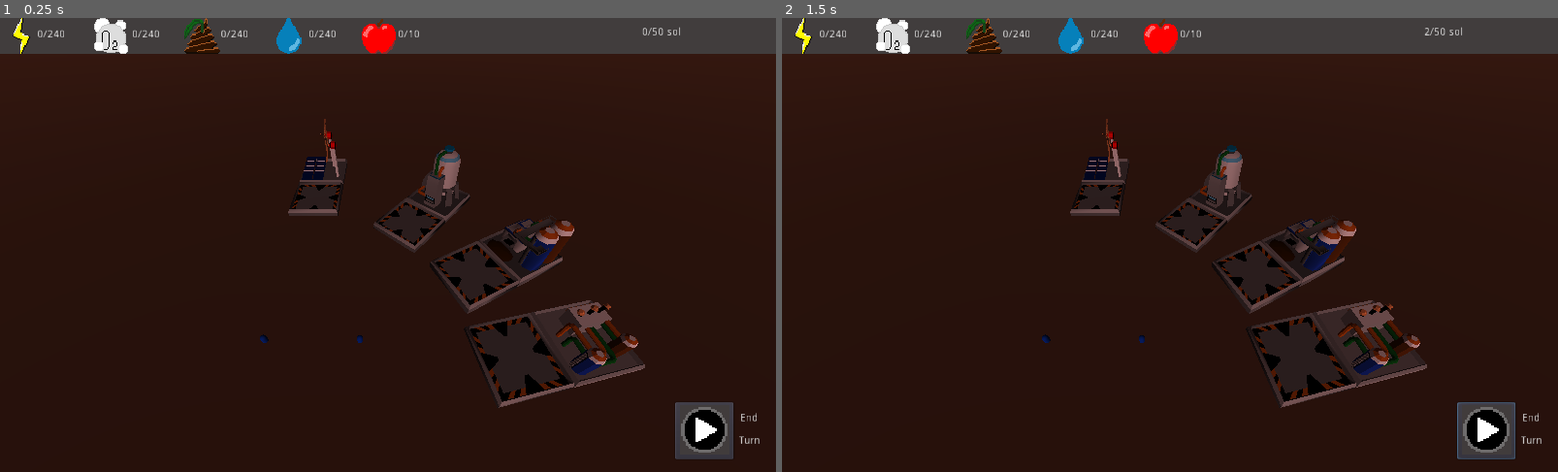
Above: before the commit, frames 1-2 (left to right).
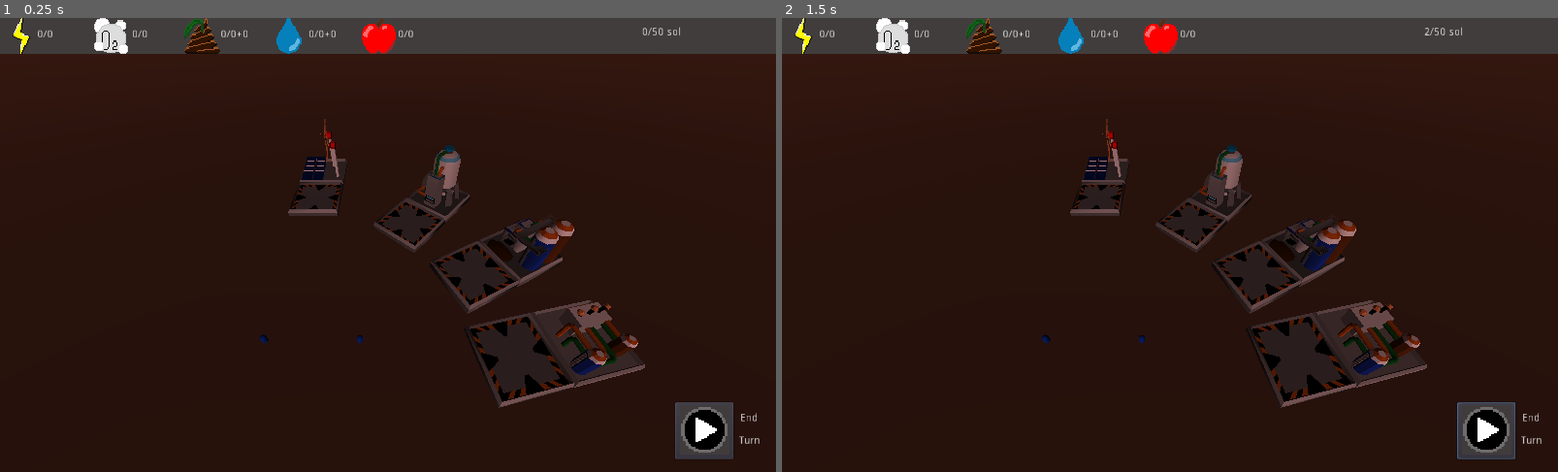
Above: after the commit, the same moments.

Repository: AngryCyboot/LD52
Game: Godot game, scene res://Scènes/Scene principale.tscn
Two runs of this game, one before a commit and one after it. Both use one fixed random seed, a clock stepped at 60 frames per second and the inputs below.
Inputs (mouse positions are in pixels of both pictures, inside the frame that each line leads up to):
- Up to frame 1 (0.25 s): no input
- Up to frame 2 (1.5 s): click (1488, 431) at 0.5 s; tap Enter at 1.25 s; move the mouse to (1340, 222) at 1.27 s; hold D from 1.28 s (still down); tap I at 1.35 s; click (1340, 222) at 1.42 s

The runs differ from the first frame. In frame 1, less than 0.1% of the frame differs, in the area x 6-54%, y 2-5%; in frame 2, less than 0.1%.

Commit message:
ui update

Diff:
--- a/GodotFiles/Scènes/UI.tscn
+++ b/GodotFiles/Scènes/UI.tscn
@@ -61,6 +61,7 @@
 margin_top = 15.0
 margin_right = 112.0
 margin_bottom = 34.0
+scroll_active = false
 __meta__ = {
 "_edit_use_anchors_": true
 }
@@ -70,6 +71,7 @@
 margin_top = 15.0
 margin_right = 237.0
 margin_bottom = 34.0
+scroll_active = false
 __meta__ = {
 "_edit_use_anchors_": true
 }
@@ -79,6 +81,7 @@
 margin_top = 15.0
 margin_right = 354.0
 margin_bottom = 34.0
+scroll_active = false
 __meta__ = {
 "_edit_use_anchors_": true
 }
@@ -88,6 +91,7 @@
 margin_top = 15.0
 margin_right = 470.0
 margin_bottom = 34.0
+scroll_active = false
 __meta__ = {
 "_edit_use_anchors_": true
 }
@@ -97,6 +101,7 @@
 margin_top = 15.0
 margin_right = 588.0
 margin_bottom = 34.0
+scroll_active = false
 __meta__ = {
 "_edit_use_anchors_": true
 }
@@ -107,6 +112,7 @@
 margin_right = 1016.0
 margin_bottom = 35.0
 bbcode_enabled = true
+scroll_active = false
 __meta__ = {
 "_edit_use_anchors_": true,
 "_editor_description_": ""
--- a/GodotFiles/scripts/Scene principale.gd
+++ b/GodotFiles/scripts/Scene principale.gd
@@ -1,22 +1,28 @@
 extends Spatial
 
 var turn = 0 #change me plz
+var end = 50
 var survivors = 15 #change me plz
 var UI
 
-# [stock,max,prod,conso]
+# [stock,max,prod,conso,frozen*]
 
 var food = [0,0,0,0]
 var energy = [0,0,0,0]
 var oxy = [0,0,0,0]
-var water = [0,0,0,0]
-var shit = [0,0,0,0]
+var water = [0,0,0,0,0]
+var shit = [0,0,0,0,0]
+var allTheThings
 
 func _ready():
 	UI = $Camera/UI
+	allTheThings = [energy,oxy,shit,water,food,turn,survivors]
+	UI.initialise(end)
 	pass
 
 func _process(delta):
+	allTheThings = [energy,oxy,shit,water,food,turn,survivors]
+	UI.update(allTheThings)
 	if UI.phase():
 		UI.passTurn()
 		turn += 1
--- a/GodotFiles/scripts/UI.gd
+++ b/GodotFiles/scripts/UI.gd
@@ -1,19 +1,16 @@
 extends CanvasLayer
 
 var phase
-# Declare member variables here. Examples:
-var electricityAmount = 0
-var oxygenAmount = 0
-var fertilizerAmount = 0
-var waterAmount = 0
-var foodAmount = 0
-var electricityMax = 240
-var oxygenMax = 240
-var fertilizerMax = 240
-var waterMax = 240
-var foodMax = 10
+
 var turn = 0
-var goal = 50
+var end = 0
+var survivors = 0
+
+var food = [0,0,0,0]
+var energy = [0,0,0,0]
+var oxy = [0,0,0,0]
+var water = [0,0,0,0]
+var shit = [0,0,0,0]
 
 # Called when the node enters the scene tree for the first time.
 #func _ready():
@@ -22,51 +19,34 @@
 
 # Called every frame. 'delta' is the elapsed time since the previous frame.
 func _process(delta):
-	$ElectricityLabel.text = String(electricityAmount)+"/"+String(electricityMax)
-	$OxygenLabel.text = String(oxygenAmount)+"/"+String(oxygenMax)
-	$FertilizerLabel.text = String(fertilizerAmount)+"/"+String(fertilizerMax)
-	$WaterLabel.text = String(waterAmount)+"/"+String(waterMax)
-	$FoodLabel.text = String(foodAmount)+"/"+String(foodMax)
-	$GoalLabel.text = String(turn)+"/"+String(goal)+" sol"
+	$ElectricityLabel.text = String(energy[0])+"/"+String(energy[1])
+	$ElectricityLabel.hint_tooltip = "+" + String(energy[2]) + "-" + String(energy[3])
+	$OxygenLabel.text = String(oxy[0])+"/"+String(oxy[1])
+	$OxygenLabel.hint_tooltip = "+" + String(oxy[2]) + "-" + String(oxy[3])
+	$FertilizerLabel.text = String(shit[0])+"/"+String(shit[1]) + "+" + String(shit[4])
+	$FertilizerLabel.hint_tooltip = "+" + String(shit[2]) + "-" + String(shit[3])
+	$WaterLabel.text = String(water[0])+"/"+String(water[1]) + "+" + String(water[4])
+	$WaterLabel.hint_tooltip = "+" + String(water[2]) + "-" + String(water[3])
+	$FoodLabel.text = String(food[0])+"/"+String(food[1])
+	$FoodLabel.hint_tooltip = "+" + String(food[2]) + "-" + String(food[3])
+	$GoalLabel.text = String(turn)+"/"+String(end)+" sol"
 	pass
 
-func addElec(quantite):
-	if electricityAmount < electricityMax:
-		electricityAmount = electricityAmount + quantite
-
-func addOxygen(quantite):
-	if oxygenAmount < oxygenMax:
-		oxygenAmount = oxygenAmount + quantite
-
-func addFertilizer(quantite):
-	if fertilizerAmount < fertilizerMax:
-		fertilizerAmount = fertilizerAmount + quantite
-
-func addWater(quantite):
-	if waterAmount < waterMax:
-		waterAmount = waterAmount + quantite
-
-func addFood(quantite):
-	if foodAmount < foodMax:
-		foodAmount = foodAmount + quantite
-
-func _input(event):
-	if event is InputEventKey and event.pressed:
-		if event.scancode == KEY_KP_1:
-			addElec(1)
-		if event.scancode == KEY_KP_2:
-			addOxygen(1)
-		if event.scancode == KEY_KP_3:
-			addFertilizer(1)
-		if event.scancode == KEY_KP_4:
-			addWater(1)
-		if event.scancode == KEY_KP_5:
-			addFood(1)
+func update(allTheThings):
+	energy = allTheThings[0]
+	oxy = allTheThings[1]
+	shit = allTheThings[2]
+	water = allTheThings[3]
+	food = allTheThings[4]
+	turn = allTheThings[5]
+	survivors = allTheThings[6]
 
 func passTurn():
-	turn += 1
 	$Button.pressed = false
 	$Button.disabled = false
+
+func initialise(doom):
+	end = doom
 
 func phase():
 	return phase
